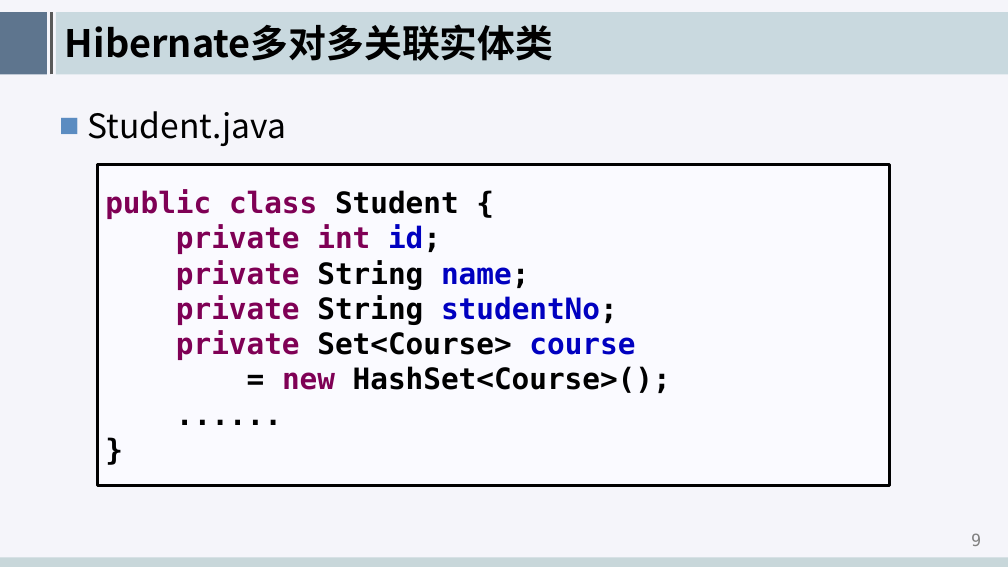
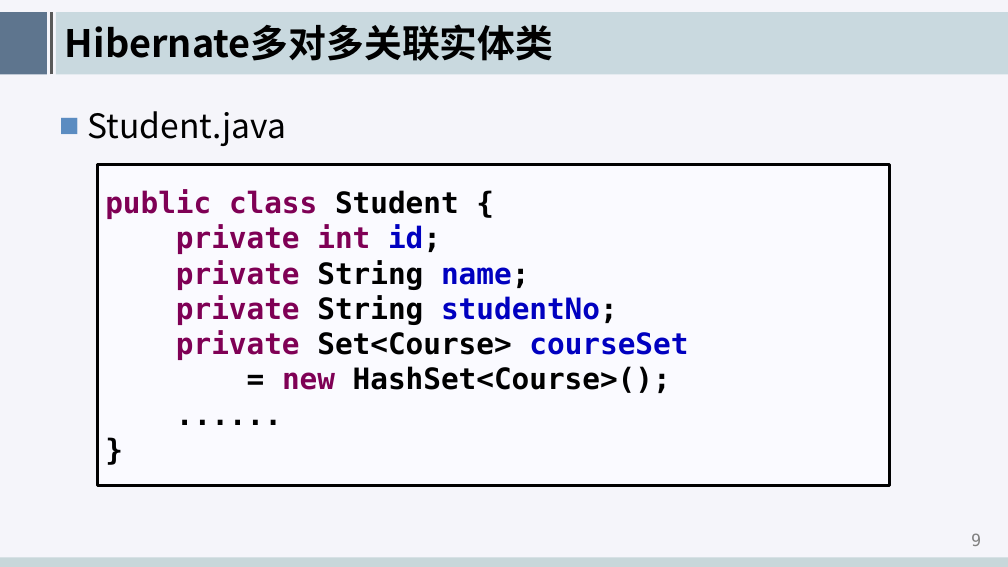
Before and after one commit to edu2act/course-hibernate, a slide deck: slide 10 of meterials/slides/ch06-many-to-many-mapping.pptx. Drawn at 1008x567 pixels with LibreOffice and Linux fonts; fonts in the diff are those of the drawing; background and template pictures are left out. Boxes give left, top, right and bottom in pixels: in the first picture for what was removed or moved away, otherwise in the second. Text is boxed around its words. In the diff, an @@ line names an element or a change of style, - is before the commit and + after.

```diff
--- a/meterials/slides/ch06-many-to-many-mapping.pptx
+++ b/meterials/slides/ch06-many-to-many-mapping.pptx
@@ text in rectangle at (x1=176, y1=330, x2=688, y2=360): text changed @@
-private Set<Course> course
+private Set<Course> courseSet
```
Also in this commit, not shown: 5 other slides changed, 2 other files.
